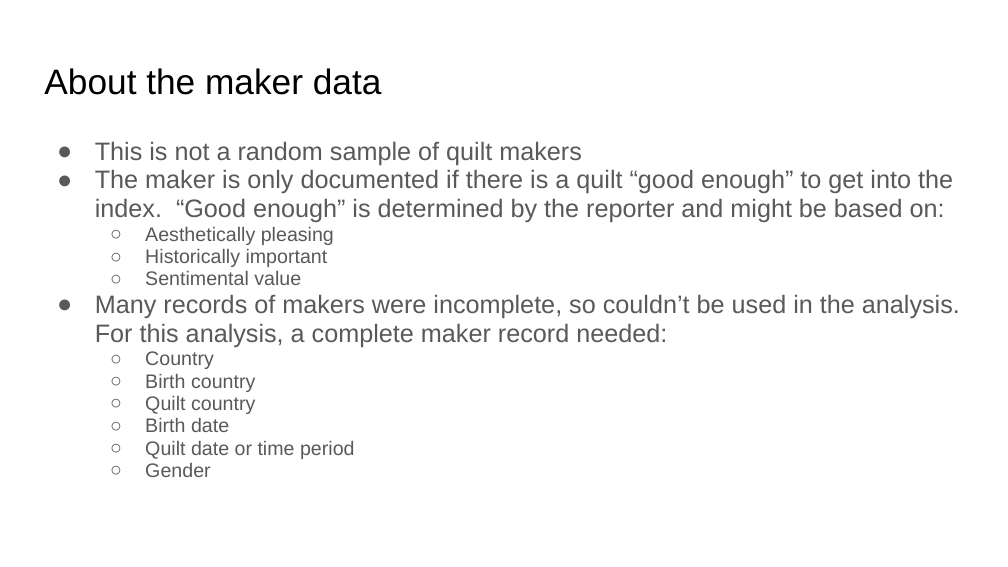
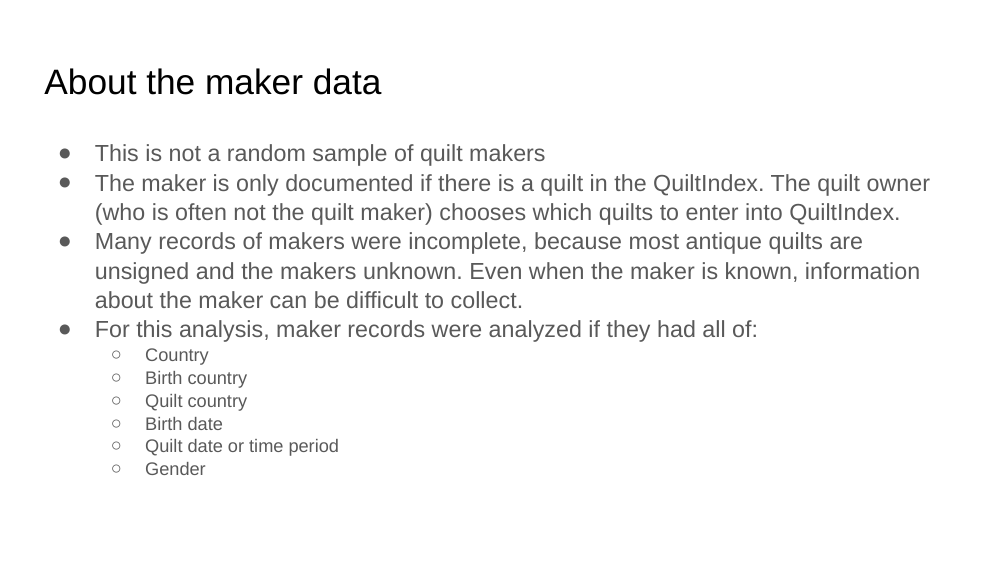
Before and after one commit to tarastarrmarvin/QuiltIndex, a slide deck: slide 6 of Quilt Makers Slides.pptx. Drawn at 1008x567 pixels with LibreOffice and Linux fonts; fonts in the diff are those of the drawing. Boxes give left, top, right and bottom in pixels: in the first picture for what was removed or moved away, otherwise in the second. Text is boxed around its words. In the diff, an @@ line names an element or a change of style, - is before the commit and + after.

Commit message:
refine, add report, incorporate feedback
refine data cleaning, add top quilt makers report, incorporate feedback from data owner

```diff
--- a/Quilt Makers Slides.pptx
+++ b/Quilt Makers Slides.pptx
@@ text at bbox=[95, 144, 545, 475]: size 18 to 16.6 pt in "This is not a random sample of ..."; size 14 to 12.9 pt in "Country", "Birth country", "Quilt country", "Birth date" and 2 more places; indent changed; line spacing 0.95 to 1.05 @@
@@ text at bbox=[95, 174, 931, 342]: text changed; size 18 to 16.6 pt @@
-● The maker is only documented if there is a quilt “good enough” to get into the index. “Good enough” is determined by the reporter and might be based on:
-  ○ Aesthetically pleasing
-  ○ Historically important
-  ○ Sentimental value
-● Many records of makers were incomplete, so couldn’t be used in the analysis. For this analysis, a complete maker record needed:
+● The maker is only documented if there is a quilt in the QuiltIndex. The quilt owner (who is often not the quilt maker) chooses which quilts to enter into QuiltIndex.
+● Many records of makers were incomplete, because most antique quilts are unsigned and the makers unknown. Even when the maker is known, information about the maker can be difficult to collect.
+● For this analysis, maker records were analyzed if they had all of:
```
Also in this commit, not shown: 2 other slides changed, 9 other files.
